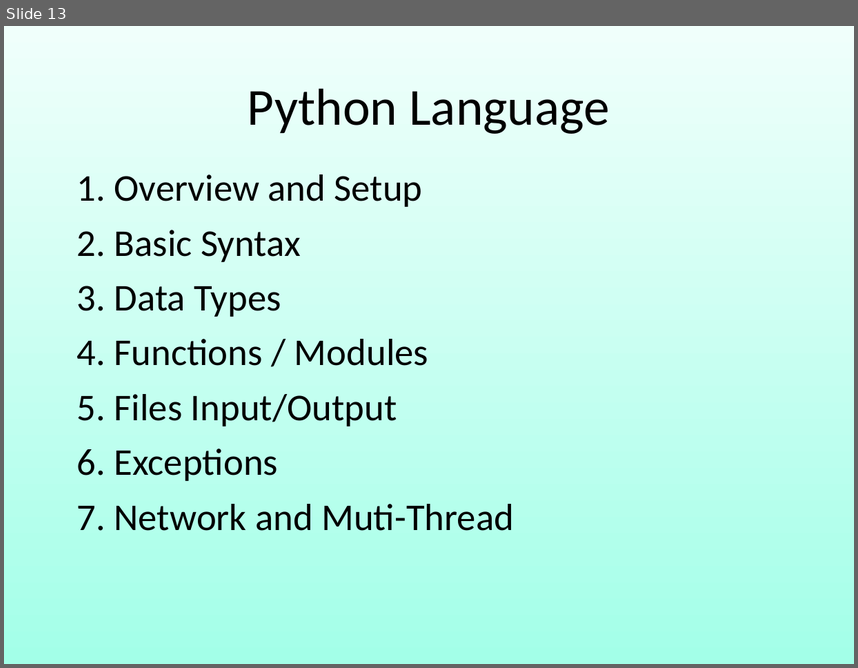
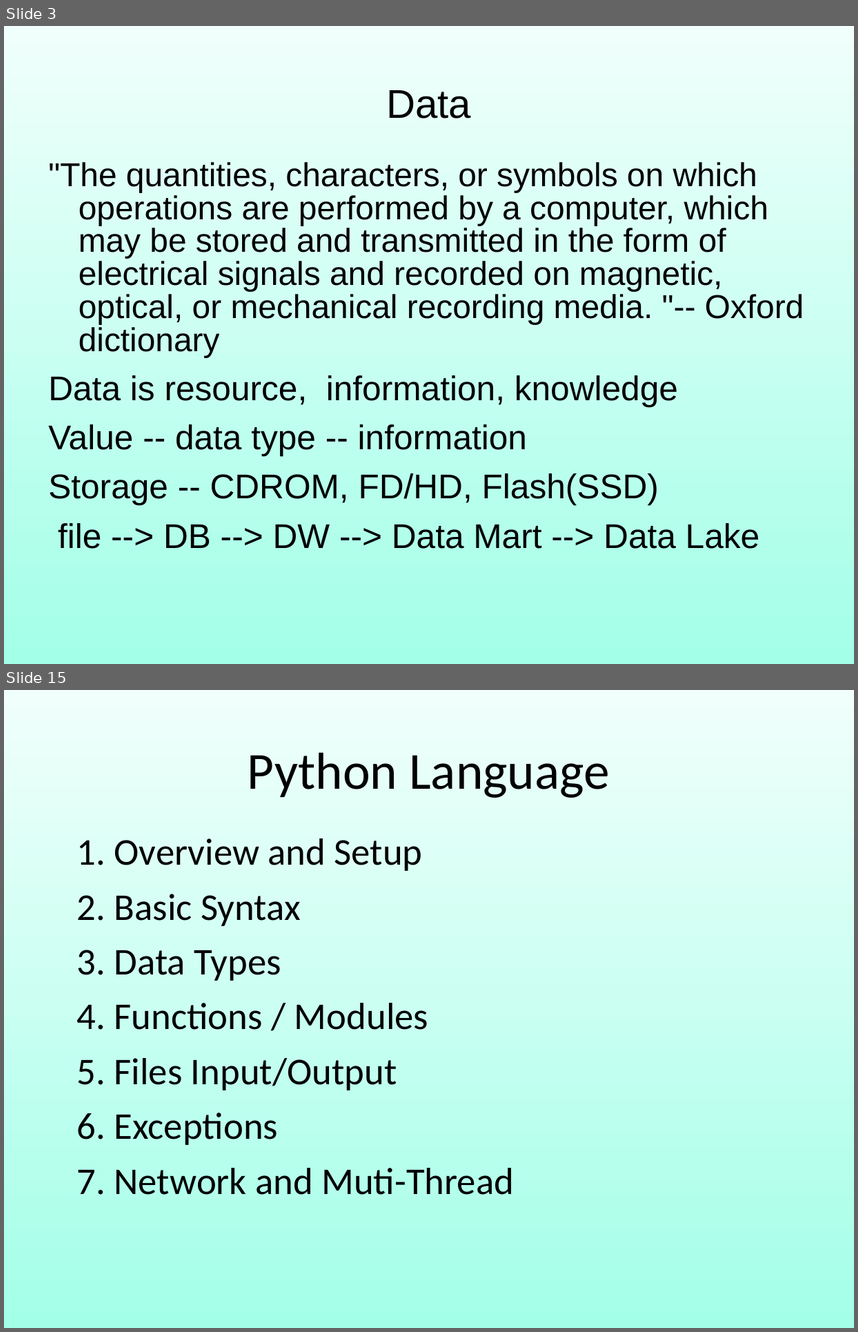
Before and after one commit to robin3795/Data, a slide deck: 2018_1.ppt. Shown one above the other, each under a label of ours: slide 13 before the commit, slides 3 and 15 after it; the slides between them are not shown. The pictures are 858x668 and 858x1332 pixels, drawn with LibreOffice and Linux fonts; fonts in the diff are those of the drawing. Boxes give left, top, right and bottom in pixels: in the first picture for what was removed or moved away, otherwise in the second. Text is boxed around its words. In the diff, an @@ line names an element or a change of style, - is before the commit and + after.

```diff
--- a/2018_1.ppt
+++ b/2018_1.ppt
@@ slide 3 added at bbox=[4, 26, 854, 664], background gradient #F0FFFB to #A3FFE8 @@
@@ text added at bbox=[386, 90, 471, 118], 34 pt, text #000000 @@
+Data
@@ text added at bbox=[48, 162, 804, 548], 28 pt, text #000000 @@
+"The quantities, characters, or symbols on which operations are performed by a computer, which may be stored and transmitted in the form of electrical signals and recorded on magnetic, optical, or mechanical recording media. "-- Oxford dictionary
+Data is resource, information, knowledge
+Value -- data type -- information
+Storage -- CDROM, FD/HD, Flash(SSD)
+file --> DB --> DW --> Data Mart --> Data Lake
@@ what was slide 13 is now slide 15 @@
```
Also in this commit, not shown: 15 slides changed, 5 other slides added, 4 slides removed.
